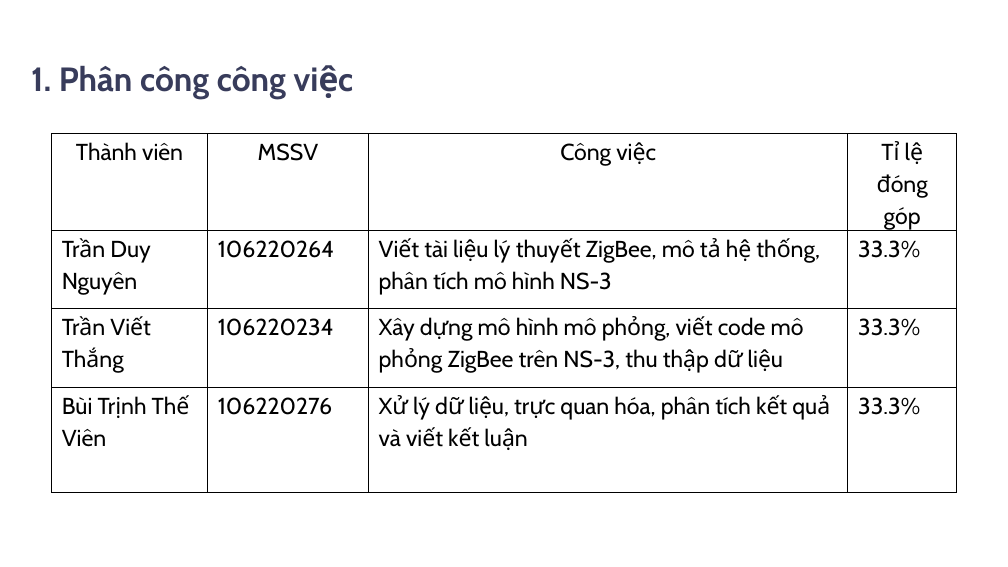
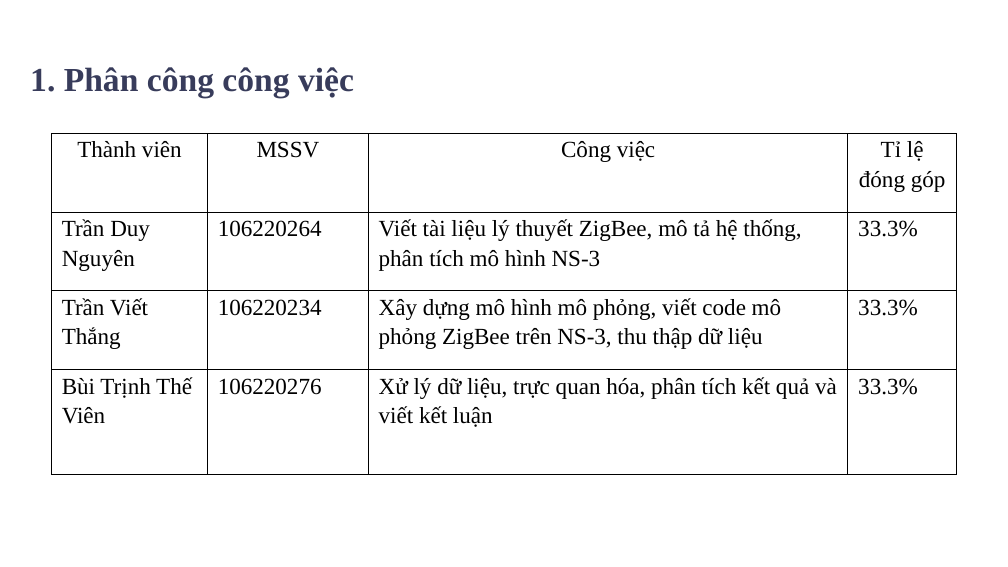
Before and after one commit to thevien257/Smart-Home-NS3-Zigbee, a slide deck: slide 2 of doc/slide/SlideBaoCaoLapTrinhMang.pptx. Drawn at 1008x567 pixels with LibreOffice and Linux fonts; fonts in the diff are those of the drawing; background and template pictures are left out. Boxes give left, top, right and bottom in pixels: in the first picture for what was removed or moved away, otherwise in the second. Text is boxed around its words. In the diff, an @@ line names an element or a change of style, - is before the commit and + after.

```diff
--- a/doc/slide/SlideBaoCaoLapTrinhMang.pptx
+++ b/doc/slide/SlideBaoCaoLapTrinhMang.pptx
@@ text "1. Phân công công việc" at [30,67,354,97]: font Cabin to Times New Roman @@
@@ table at [51,134,957,475] @@
@@ font Cabin to Times New Roman @@
```
Also in this commit, not shown: 8 other slides changed, 3 slides added, 1 slide removed.
